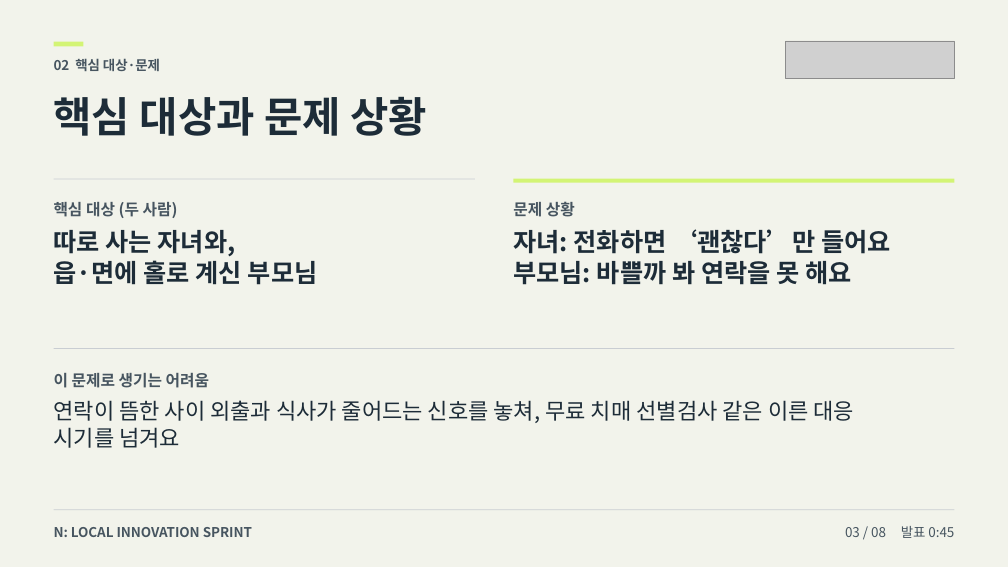
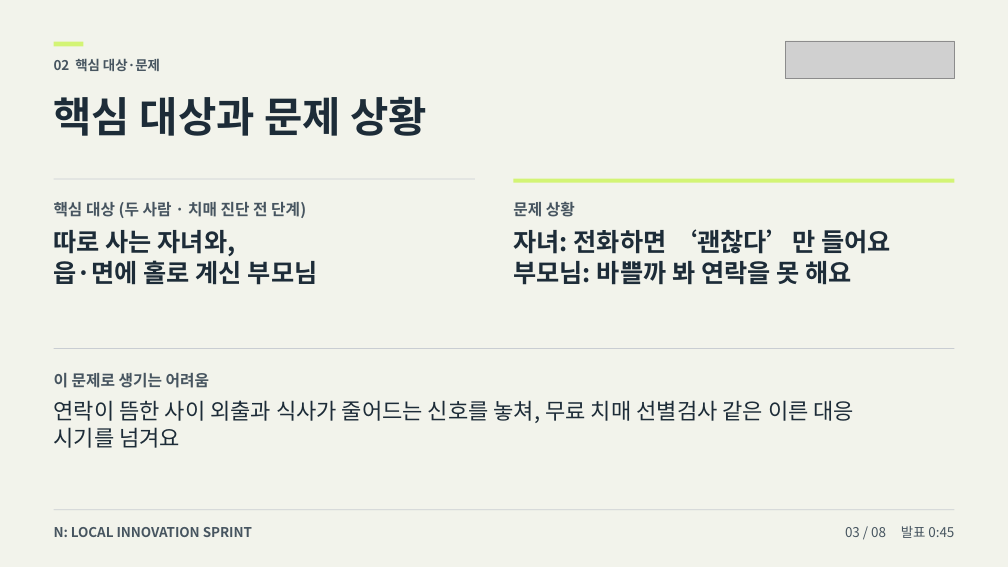
Before and after one commit to howoo101/masil, a slide deck: slide 3 of files/pitch-deck.pptx. Drawn at 1008x567 pixels with LibreOffice and Linux fonts; fonts in the diff are those of the drawing; grey boxes stand for pictures. Boxes give left, top, right and bottom in pixels: in the first picture for what was removed or moved away, otherwise in the second. Text is boxed around its words. In the diff, an @@ line names an element or a change of style, - is before the commit and + after.

```diff
--- a/files/pitch-deck.pptx
+++ b/files/pitch-deck.pptx
@@ text at <box>54,202,306,218</box>: text changed @@
-핵심 대상 (두 사람)
+핵심 대상 (두 사람 · 치매 진단 전 단계)
```
Also in this commit, not shown: 2 other slides changed, 3 other files.
